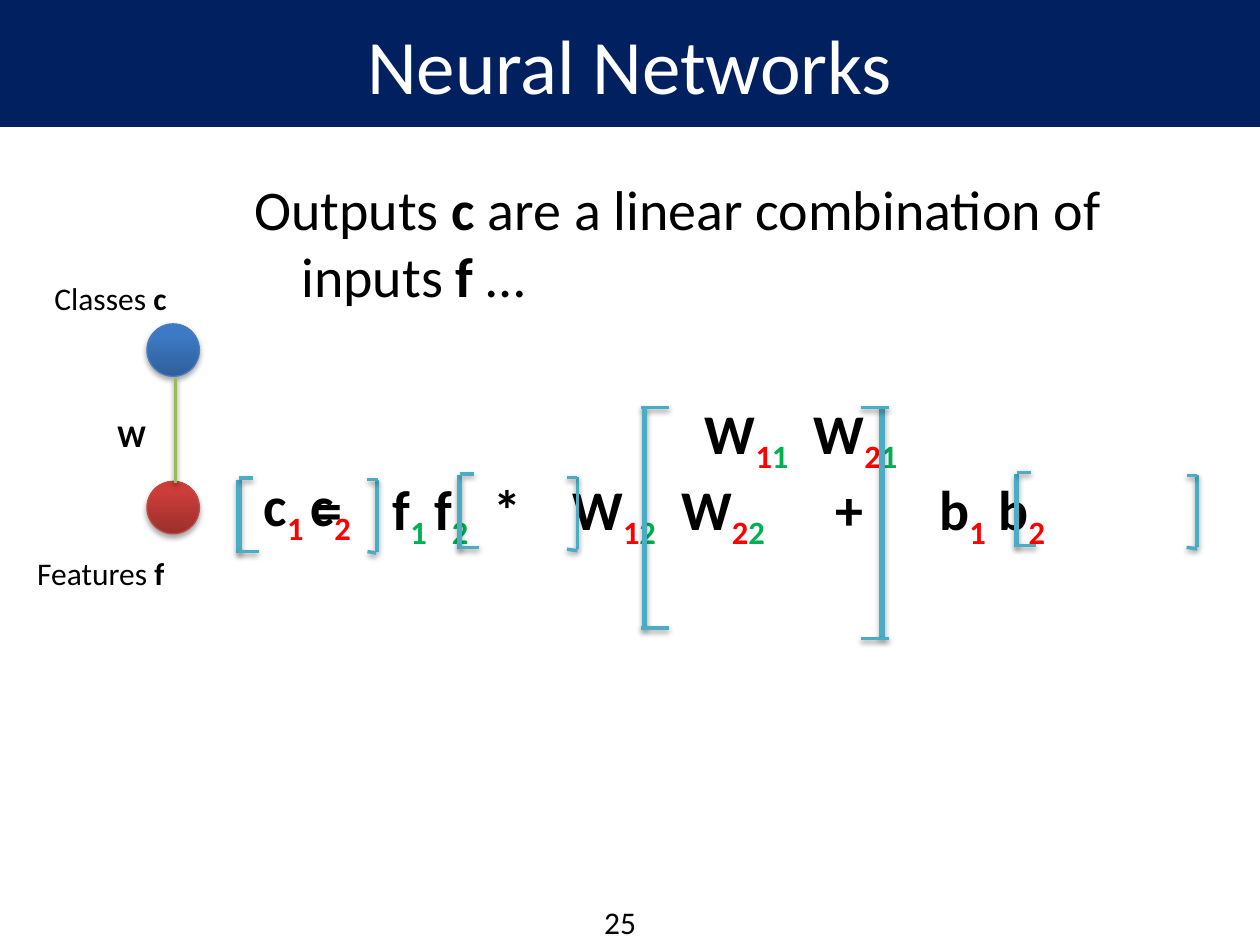
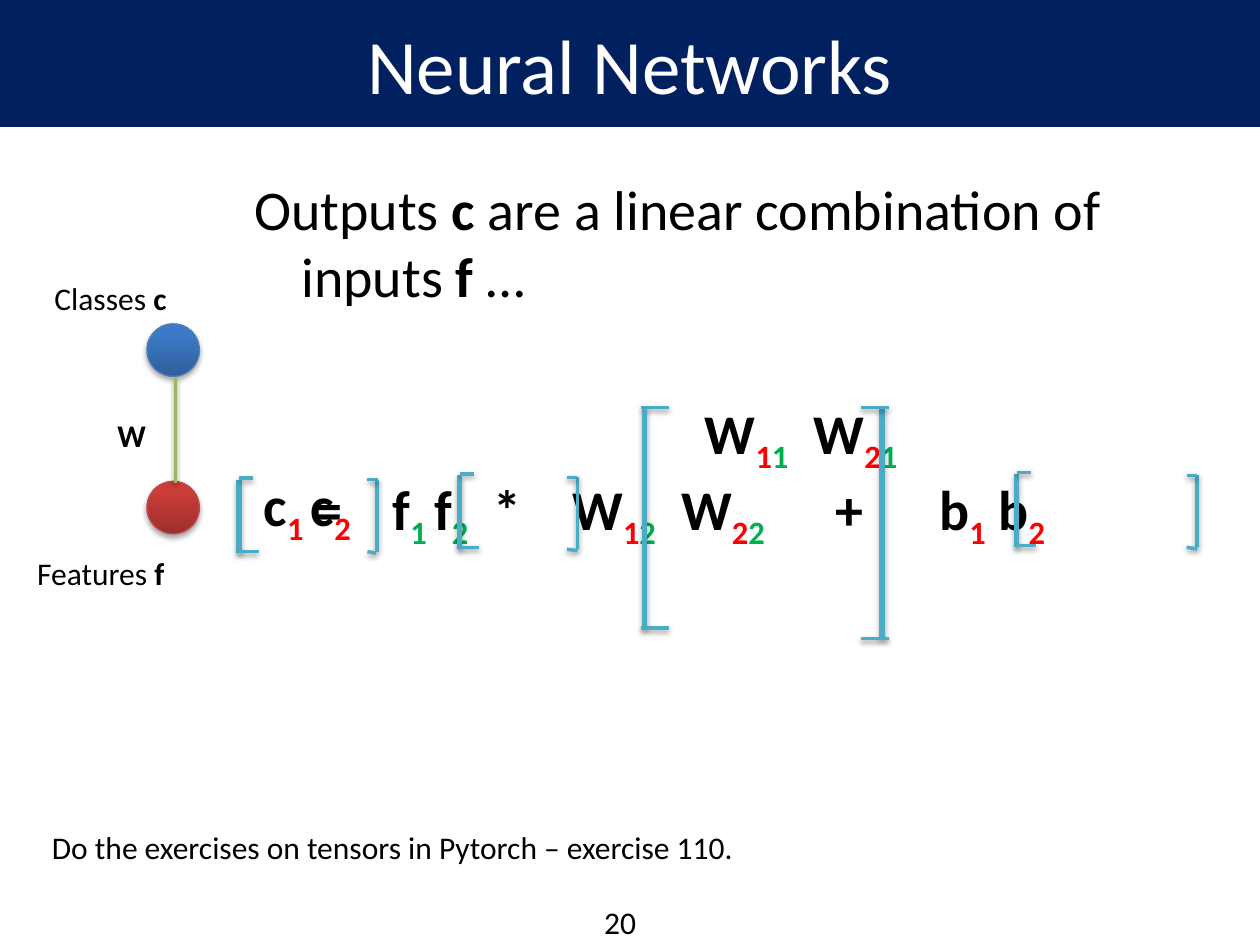
Before and after one commit to aiaioo/DeepLearningBasicsTutorial, a slide deck: slide 20 of DeepLearningBasics.pptx (slide 25 before the commit). Drawn at 1260x945 pixels with LibreOffice and Linux fonts; fonts in the diff are those of the drawing; background and template pictures are left out. Boxes give left, top, right and bottom in pixels: in the first picture for what was removed or moved away, otherwise in the second. Text is boxed around its words. In the diff, an @@ line names an element or a change of style, - is before the commit and + after.

```diff
--- a/DeepLearningBasics.pptx
+++ b/DeepLearningBasics.pptx
@@ text added at [52, 837, 733, 864], 18 pt, text #000000 @@
+Do the exercises on tensors in Pytorch – exercise 110.
@@ page number at [604, 913, 636, 935]: text changed @@
-25
+20
```
Also in this commit, not shown: 29 other slides changed, 3 slides added, 10 slides removed.
